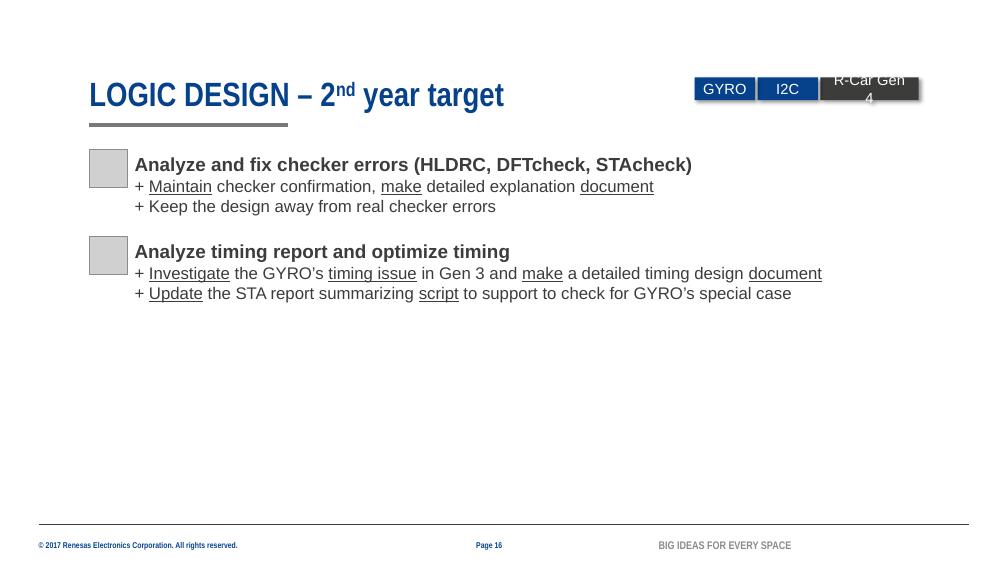
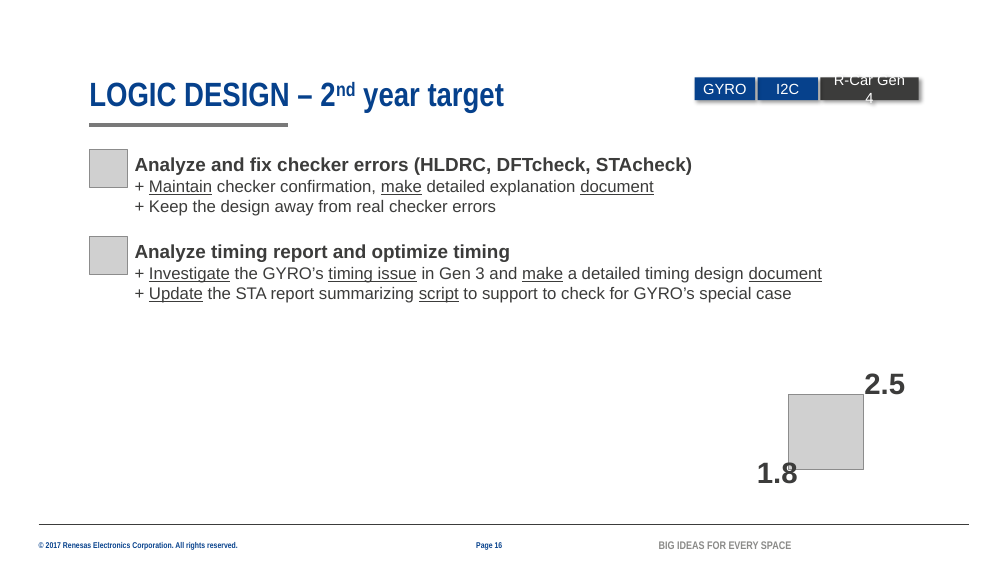
Before and after one commit to lesyhau/bridge, a slide deck: slide 16 of 2082_HauSyLe_PER_MentorMentee_26G.pptx. Drawn at 1008x567 pixels with LibreOffice and Linux fonts; fonts in the diff are those of the drawing; grey boxes stand for pictures; background and template pictures are left out. Boxes give left, top, right and bottom in pixels: in the first picture for what was removed or moved away, otherwise in the second. Text is boxed around its words. In the diff, an @@ line names an element or a change of style, - is before the commit and + after.

```diff
--- a/2082_HauSyLe_PER_MentorMentee_26G.pptx
+++ b/2082_HauSyLe_PER_MentorMentee_26G.pptx
@@ text added at box(864, 373, 905, 395), 28 pt, text #3C3C3B, bold @@
+2.5
@@ picture added at box(789, 395, 864, 470) @@
@@ text added at box(757, 460, 798, 484), 28 pt, text #3C3C3B, bold @@
+1.8
```
Also in this commit, not shown: 4 other slides changed, 1 other file.
